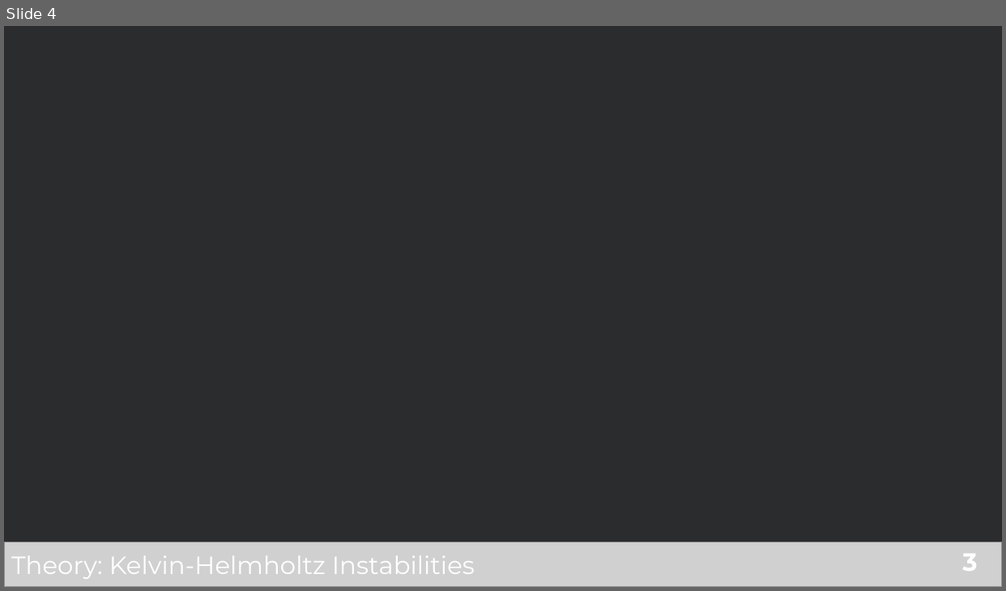
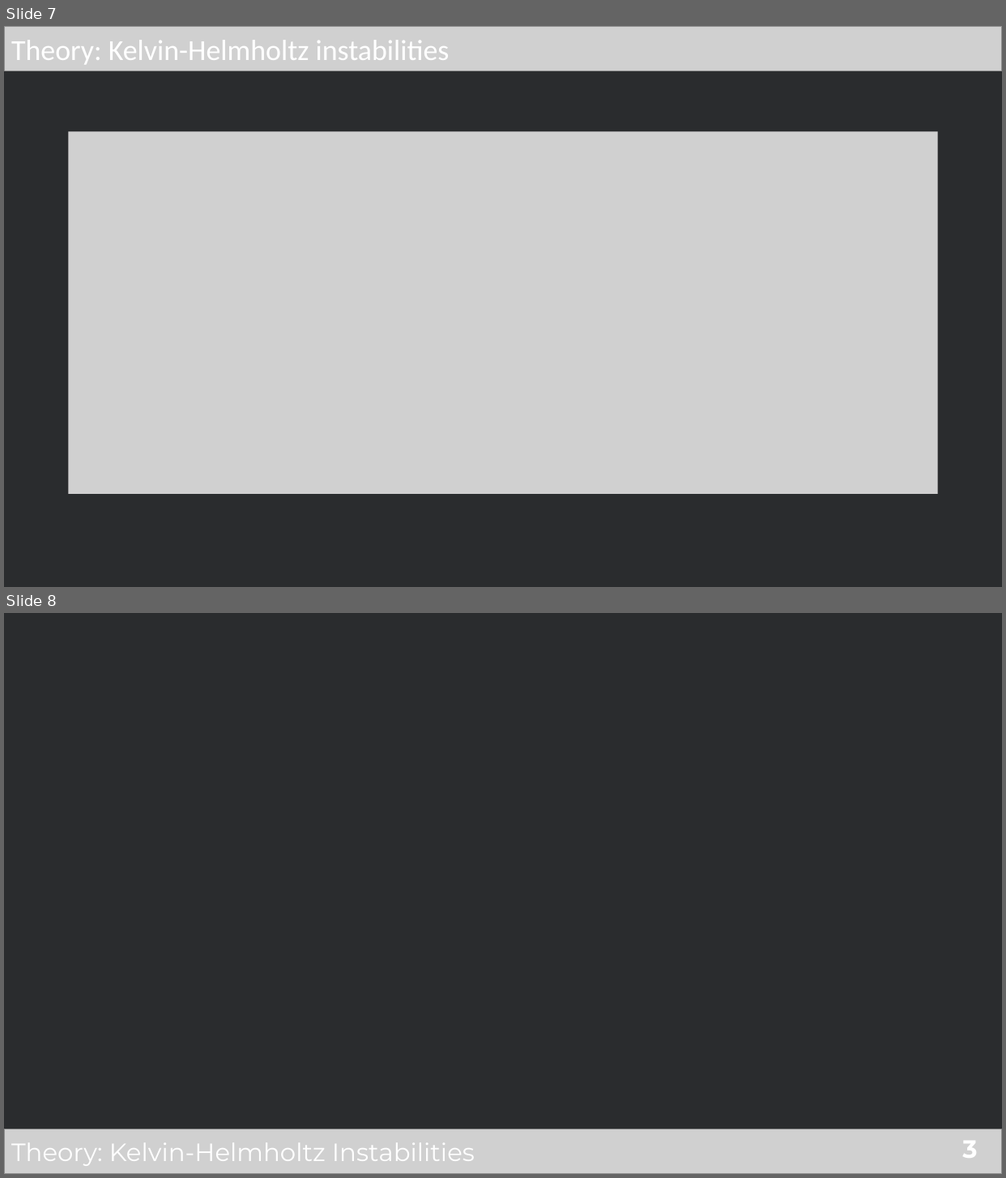
Before and after one commit to Viinnert/Computational-Physics, a slide deck: COP_Slides_Project3.pptx. Shown one above the other, each under a label of ours: slide 4 before the commit, slides 7 and 8 after it. The pictures are 1006x591 and 1006x1178 pixels, drawn with LibreOffice and Linux fonts; fonts in the diff are those of the drawing; grey boxes stand for pictures. Boxes give left, top, right and bottom in pixels: in the first picture for what was removed or moved away, otherwise in the second. Text is boxed around its words. In the diff, an @@ line names an element or a change of style, - is before the commit and + after.

Commit message:
added slides

```diff
--- a/COP_Slides_Project3.pptx
+++ b/COP_Slides_Project3.pptx
@@ slide 7 added at <box>4,26,1002,587</box>, background #2A2C2E @@
@@ picture added at <box>4,26,1002,71</box> @@
@@ text added at <box>11,40,450,64</box>, 28 pt, text #FFFFFF @@
+Theory: Kelvin-Helmholtz instabilities
@@ picture added at <box>68,131,938,494</box> @@
@@ what was slide 4 is now slide 8 @@
```
Also in this commit, not shown: 2 slides changed, 3 other slides added.
